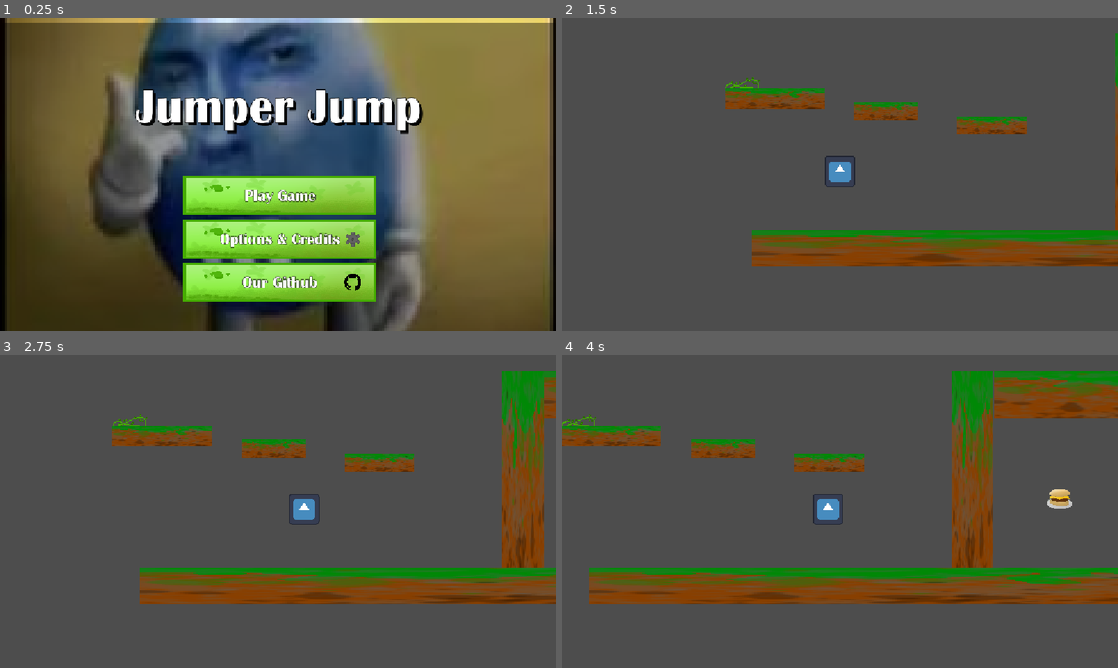
Above: before the commit, frames 1-4 (two rows, left to right).
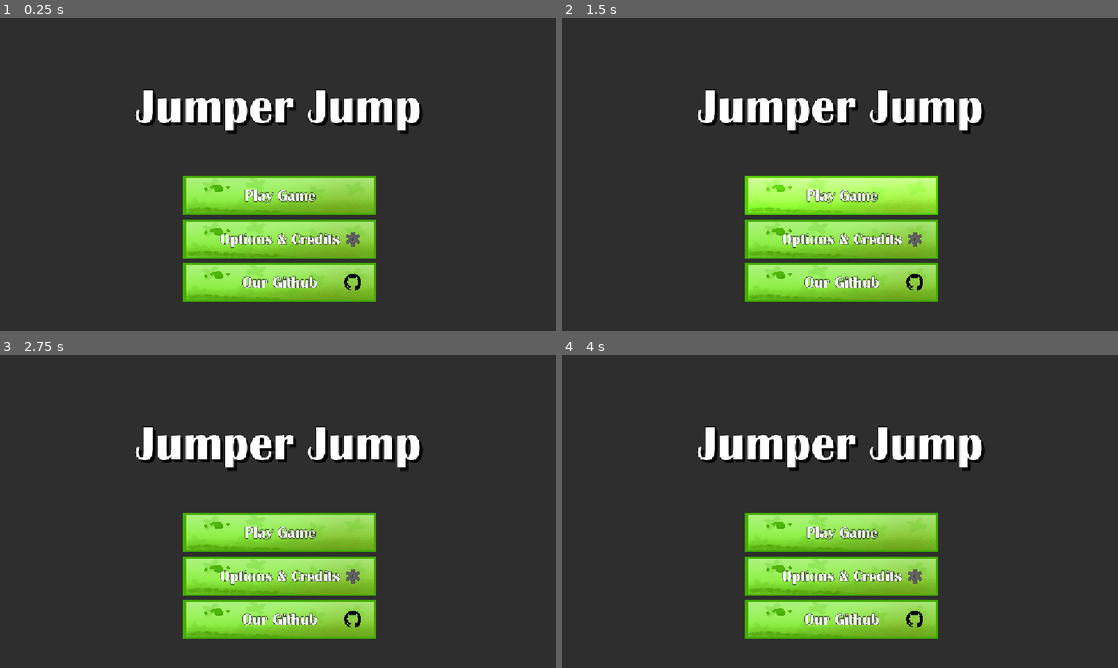
Above: after the commit, the same moments.

Repository: Guyiy1324/Jumpe-r-r-r-r-r-r-r-r
Game: Godot game, scene res://Scenes/MainMenu.tscn
The game is run twice, just before and just after one commit, with the same random seed, the same clock (stepped at 60 frames per second) and the same inputs.
Inputs (mouse positions are in pixels of both pictures, inside the frame that each line leads up to):
- Up to frame 1 (0.25 s): no input
- Up to frame 2 (1.5 s): click "Play Game" at 0.5 s; click (840, 196) at 1.25 s, where only the run after the commit has a clickable "Play Game"
- Up to frame 3 (2.75 s): move the mouse to (400, 495) at 2.02 s; hold Right (ui_right) from 2.03 s (still down); tap Space (Jump) at 2.27 s
- Up to frame 4 (4 s): move the mouse to (728, 527) at 2.77 s; tap Space (Jump) at 3.02 s; move the mouse to (895, 442) at 3.52 s; release Right (ui_right) at 3.53 s; hold Left (ui_left) from 3.53 s (still down)

The runs differ from the first frame. In frame 1, 77% of the frame differs, in the area x 0-100%, y 0-100%; in frame 2, 100%; in frame 3, 100%; in frame 4, 100%.

Commit message:
readjust

Diff:
--- a/jump-e-r/Scenes/MainMenu.tscn
+++ b/jump-e-r/Scenes/MainMenu.tscn
@@ -53,6 +53,10 @@
 anchors_preset = 15
 anchor_right = 1.0
 anchor_bottom = 1.0
+offset_left = -4.0
+offset_top = -10.0
+offset_right = -4.0
+offset_bottom = -10.0
 grow_horizontal = 2
 grow_vertical = 2
 mouse_filter = 2
Not shown: 1 places in jump-e-r/Scenes/MainMenu.tscn that only renumber resources
